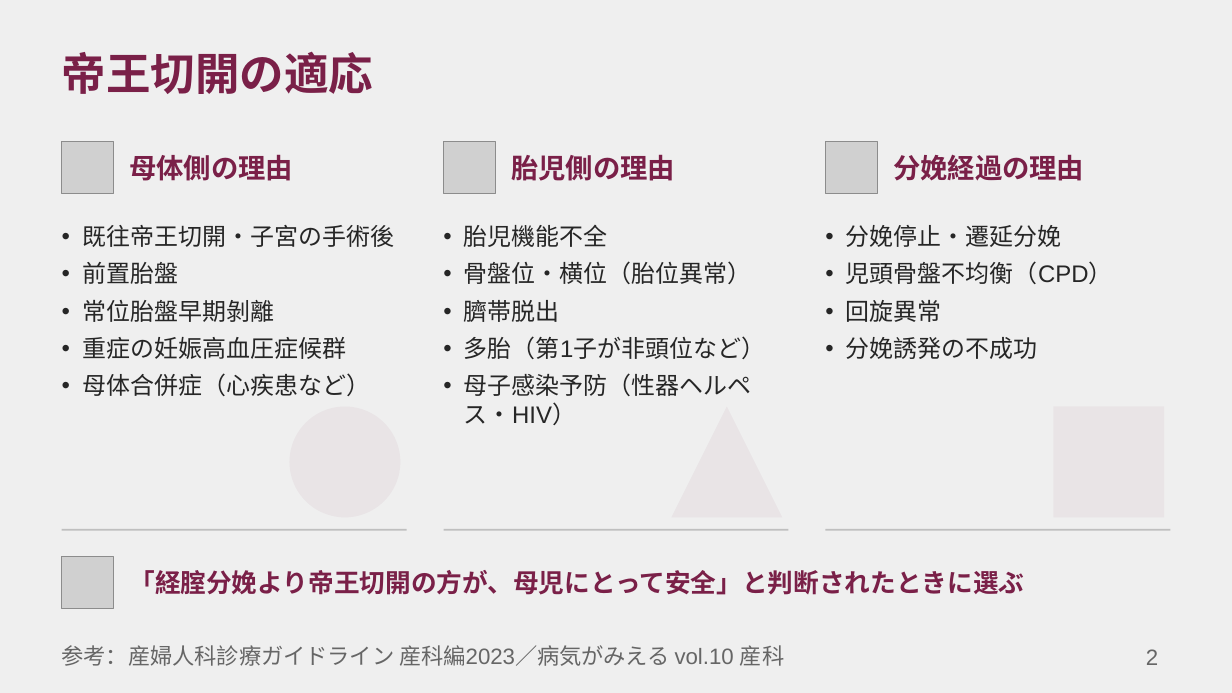
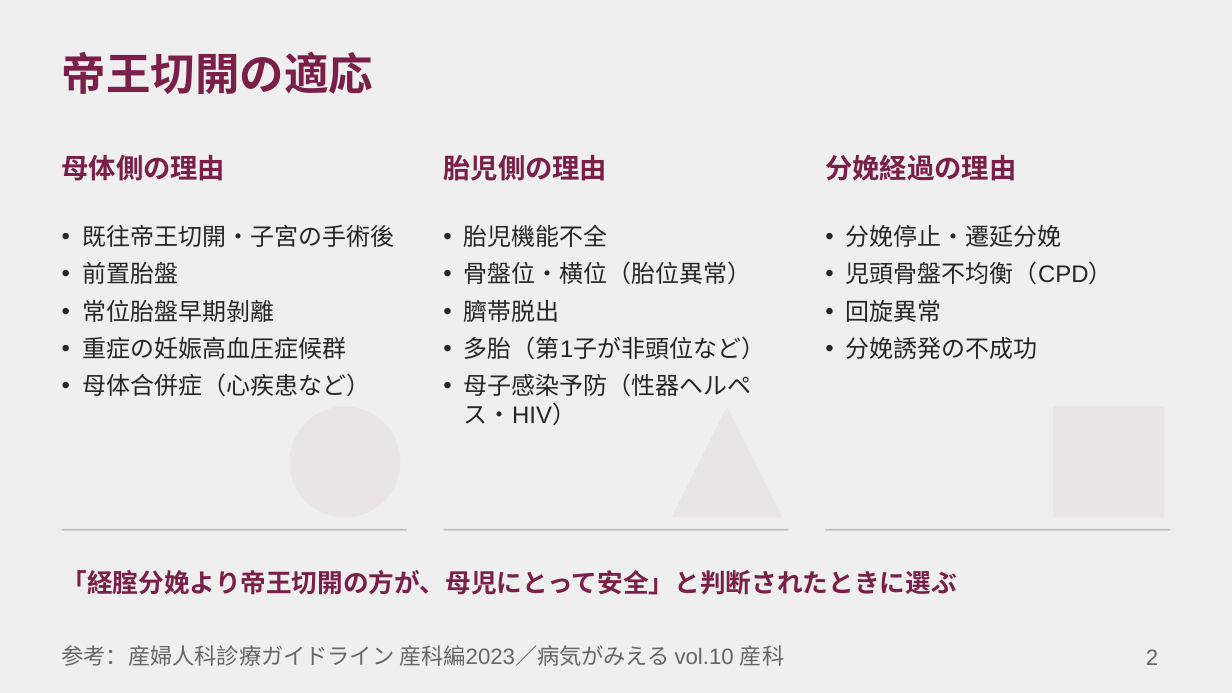
Before and after one commit to TNagate/boat-notify-render, a slide deck: slide 2 of slides/⑤帝王切開.pptx. Drawn at 1232x693 pixels with LibreOffice and Linux fonts; fonts in the diff are those of the drawing; grey boxes stand for pictures. Boxes give left, top, right and bottom in pixels: in the first picture for what was removed or moved away, otherwise in the second. Text is boxed around its words. In the diff, an @@ line names an element or a change of style, - is before the commit and + after.

```diff
--- a/slides/⑤帝王切開.pptx
+++ b/slides/⑤帝王切開.pptx
@@ text "母体側の理由": place and size @@
-text "母体側の理由" at [129, 154, 293, 181]
+text "母体側の理由" at [62, 154, 226, 181]
@@ picture removed at [62, 142, 113, 193] @@
@@ text "胎児側の理由": place and size @@
-text "胎児側の理由" at [511, 154, 675, 181]
+text "胎児側の理由" at [443, 154, 607, 181]
@@ picture removed at [444, 142, 495, 193] @@
@@ text "分娩経過の理由": place and size @@
-text "分娩経過の理由" at [893, 154, 1084, 181]
+text "分娩経過の理由" at [825, 154, 1016, 181]
@@ picture removed at [825, 142, 877, 193] @@
@@ text "「経腟分娩より帝王切開の方が、母児にとって安全」と判断されたときに選ぶ": place and size @@
-text "「経腟分娩より帝王切開の方が、母児にとって安全」と判断されたときに選ぶ" at [129, 570, 1024, 595]
+text "「経腟分娩より帝王切開の方が、母児にとって安全」と判断されたときに選ぶ" at [62, 570, 957, 595]
@@ picture removed at [62, 557, 113, 609] @@
```
Also in this commit, not shown: 4 other slides changed.
